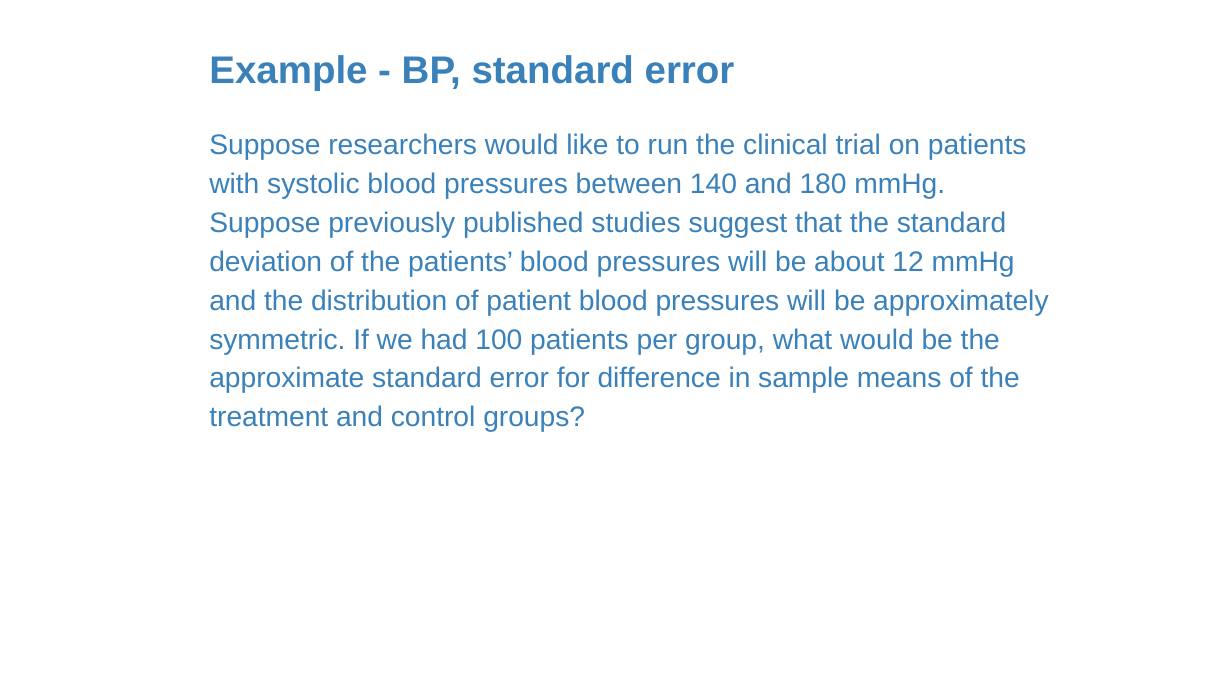
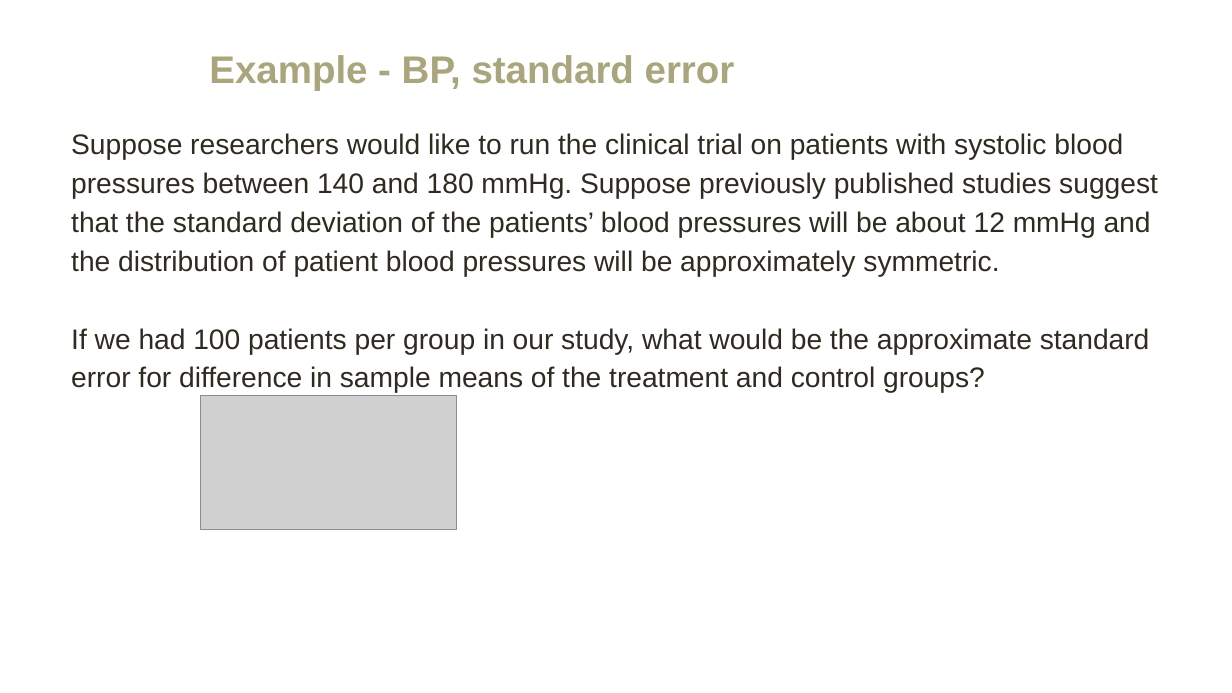
Before and after one commit to amosca01/MATH108-F23, a slide deck: slide 31 of slides/13-power-calculation.pptx (slide 11 before the commit). Drawn at 1232x693 pixels with LibreOffice and Linux fonts; fonts in the diff are those of the drawing; grey boxes stand for pictures. Boxes give left, top, right and bottom in pixels: in the first picture for what was removed or moved away, otherwise in the second. Text is boxed around its words. In the diff, an @@ line names an element or a change of style, - is before the commit and + after.

```diff
--- a/slides/13-power-calculation.pptx
+++ b/slides/13-power-calculation.pptx
@@ text "Example - BP, standard error" at (209, 55, 735, 90): text colour #3A81BA to #A9A57C @@
@@ text at (71, 133, 1158, 393): text changed; text colour #3A81BA to #2F2B20 @@
-Suppose researchers would like to run the clinical trial on patients with systolic blood pressures between 140 and 180 mmHg. Suppose previously published studies suggest that the standard deviation of the patients’ blood pressures will be about 12 mmHg and the distribution of patient blood pressures will be approximately symmetric. If we had 100 patients per group, what would be the approximate standard error for difference in sample means of the treatment and control groups?
+Suppose researchers would like to run the clinical trial on patients with systolic blood pressures between 140 and 180 mmHg. Suppose previously published studies suggest that the standard deviation of the patients’ blood pressures will be about 12 mmHg and the distribution of patient blood pressures will be approximately symmetric.
+If we had 100 patients per group in our study, what would be the approximate standard error for difference in sample means of the treatment and control groups?
@@ picture added at (201, 396, 457, 530) @@
```
Also in this commit, not shown: 21 other slides changed, 26 slides added, 8 slides removed, 10 other files.
